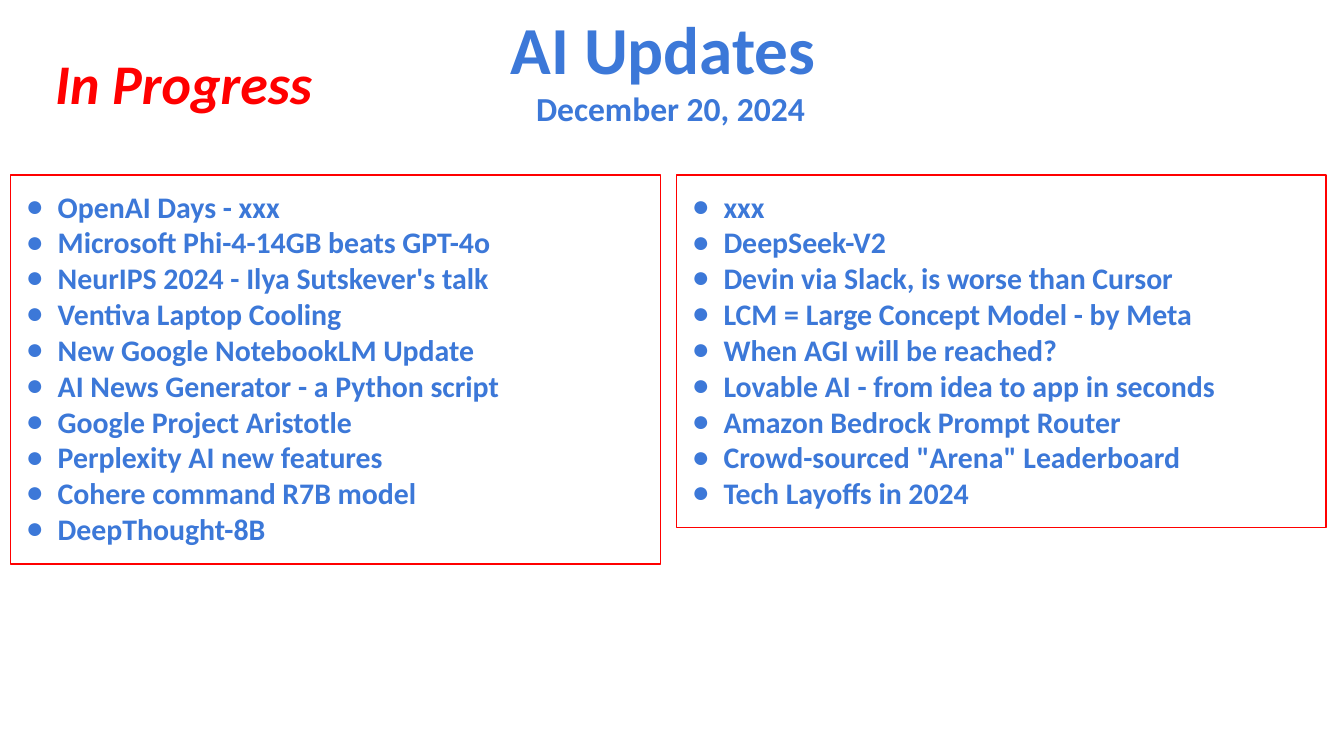
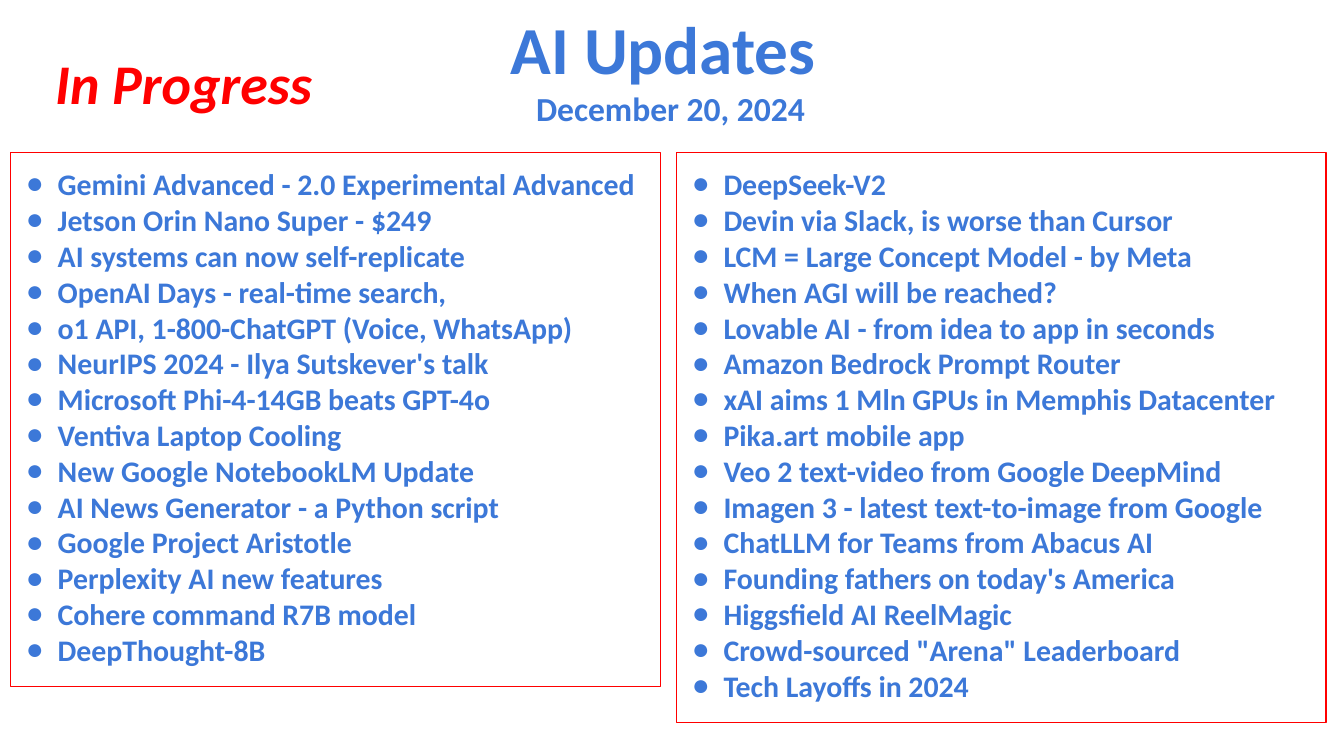
Before and after one commit to lselector/seminar, a slide deck: slide 1 of 2024/2024-12-20-AI-Updates.pptx. Drawn at 1344x756 pixels with LibreOffice and Linux fonts; fonts in the diff are those of the drawing. Boxes give left, top, right and bottom in pixels: in the first picture for what was removed or moved away, otherwise in the second. Text is boxed around its words. In the diff, an @@ line names an element or a change of style, - is before the commit and + after.

Commit message:
update

```diff
--- a/2024/2024-12-20-AI-Updates.pptx
+++ b/2024/2024-12-20-AI-Updates.pptx
@@ rectangle "Gemini Advanced - 2.0 Experimental ...": place and size @@
-rectangle "Gemini Advanced - 2.0 Experimental ..." at <box>11,175,660,564</box>
+rectangle "Gemini Advanced - 2.0 Experimental ..." at <box>11,152,660,685</box>
@@ text in rectangle at <box>58,174,635,379</box>: text changed @@
-● OpenAI Days - xxx
+● Gemini Advanced - 2.0 Experimental Advanced
+● Jetson Orin Nano Super - $249
+● AI systems can now self-replicate
+● OpenAI Days - real-time search,
+● o1 API, 1-800-ChatGPT (Voice, WhatsApp)
+● NeurIPS 2024 - Ilya Sutskever's talk
@@ rectangle "DeepSeek-V2": place and size @@
-rectangle "DeepSeek-V2" at <box>676,175,1325,528</box>
+rectangle "DeepSeek-V2" at <box>676,152,1325,722</box>
@@ text in rectangle at <box>724,203,765,218</box>: paragraph removed @@
-● xxx
@@ text in rectangle at <box>58,268,488,294</box>: paragraph removed @@
-● NeurIPS 2024 - Ilya Sutskever's talk
@@ text in rectangle at <box>724,389,1275,630</box>: paragraphs added @@
+● xAI aims 1 Mln GPUs in Memphis Datacenter
+● Pika.art mobile app
+● Veo 2 text-video from Google DeepMind
+● Imagen 3 - latest text-to-image from Google
+● ChatLLM for Teams from Abacus AI
+● Founding fathers on today's America
+● Higgsfield AI ReelMagic
```
Also in this commit, not shown: 4 other slides changed, 5 slides added, 1 slide removed.
